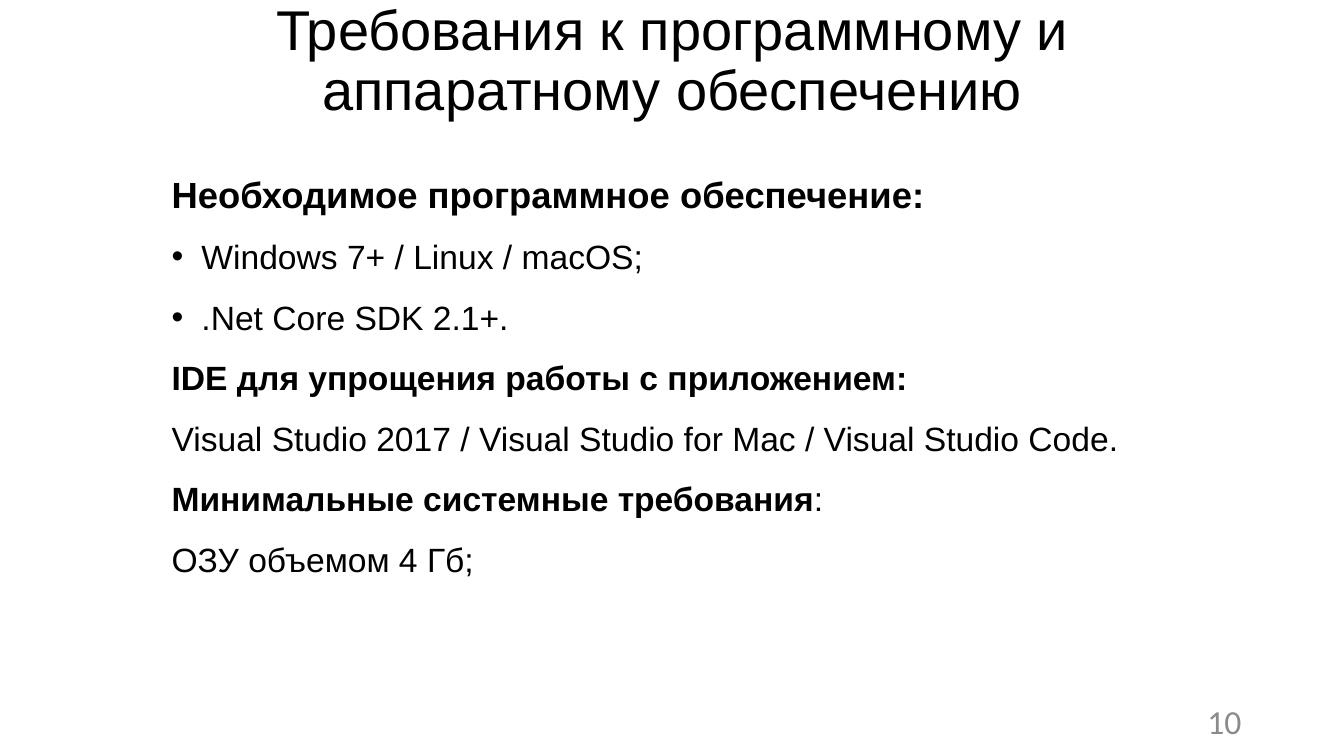
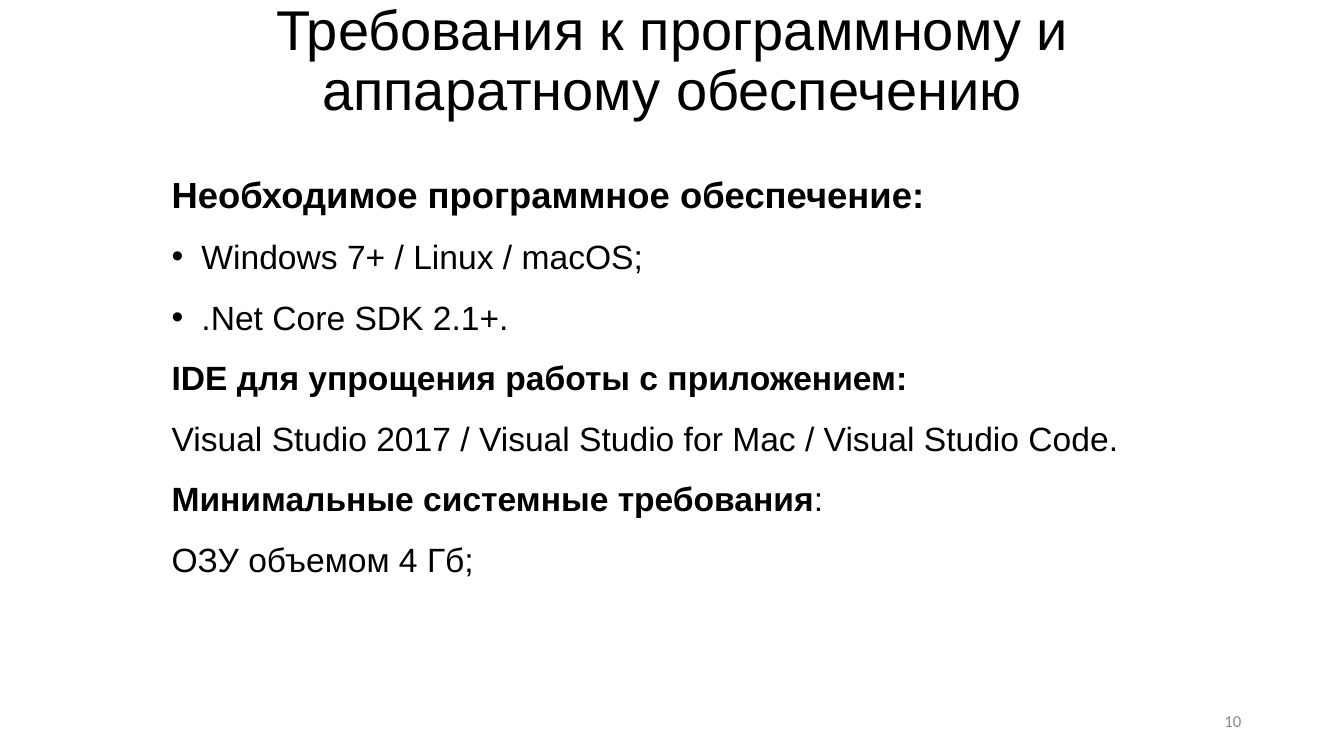
Before and after one commit to R0manych/Diploma2019, a slide deck: slide 10 of Черниговских 2к 14гр.pptx. Drawn at 1344x756 pixels with LibreOffice and Linux fonts; fonts in the diff are those of the drawing. Boxes give left, top, right and bottom in pixels: in the first picture for what was removed or moved away, otherwise in the second. Text is boxed around its words. In the diff, an @@ line names an element or a change of style, - is before the commit and + after.

```diff
--- a/Черниговских 2к 14гр.pptx
+++ b/Черниговских 2к 14гр.pptx
@@ page number at <box>1224,716,1241,727</box>: size 24 to 12 pt @@
```
Also in this commit, not shown: 6 other slides changed, 17 other files.
